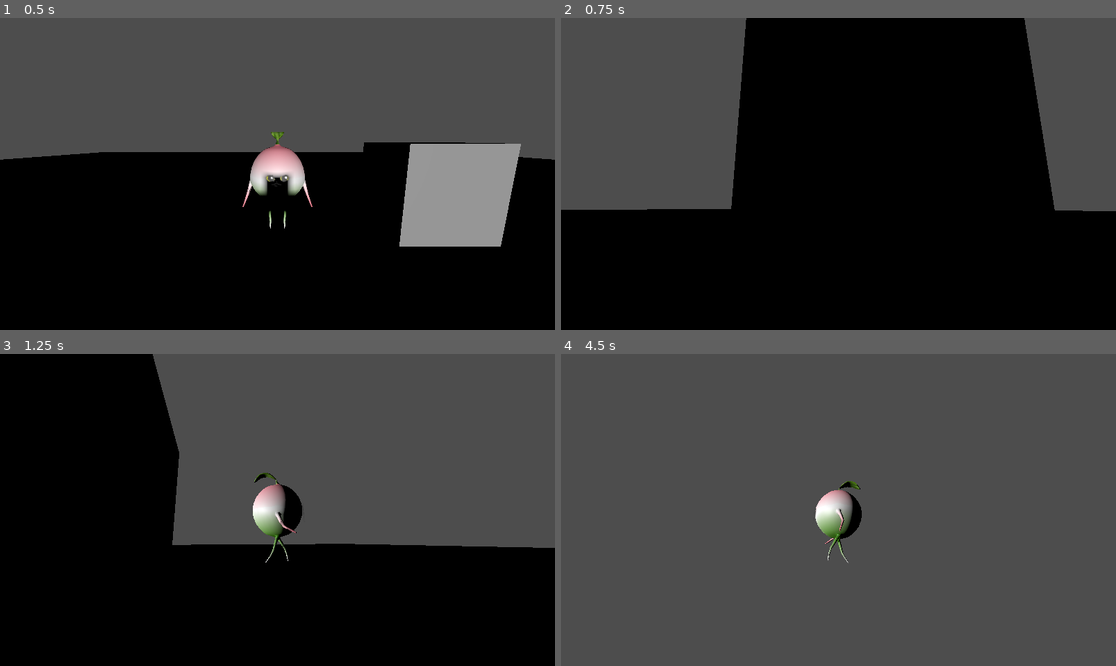
Above: before the commit, frames 1-4 (two rows, left to right).
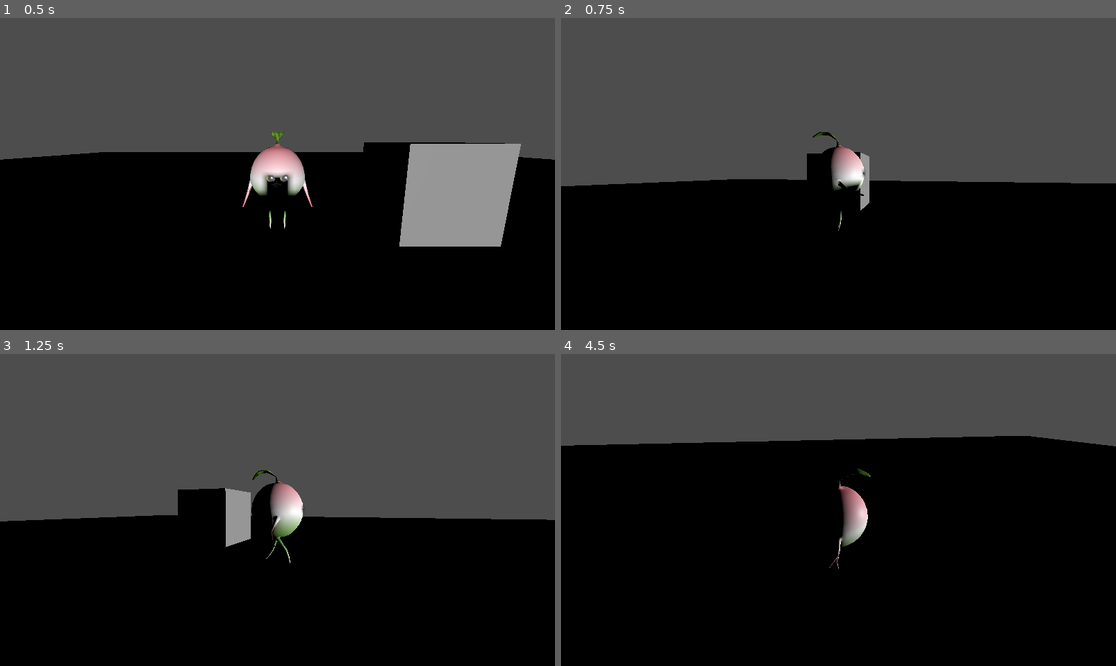
Above: after the commit, the same moments.

Repository: RushMaverick/ggj23
Game: Godot game, scene res://scenes/ground.tscn
The game is run twice, just before and just after one commit, with the same random seed, the same clock (stepped at 60 frames per second) and the same inputs.
Inputs (mouse positions are in pixels of both pictures, inside the frame that each line leads up to):
- Up to frame 1 (0.5 s): no input
- Up to frame 2 (0.75 s): tap Enter at 0.5 s; move the mouse to (960, 158) at 0.52 s; hold D (right) from 0.53 s (still down); click (960, 158) at 0.6 s
- Up to frame 3 (1.25 s): keep holding D (right)
- Up to frame 4 (4.5 s): move the mouse to (727, 525) at 1.27 s; release D (right) at 1.28 s; hold S (back) 1.28-2.03 s; click (727, 525) at 1.35 s; move the mouse to (894, 441) at 2.02 s; hold D (right) 2.03-2.78 s; click (894, 441) at 2.1 s; move the mouse to (810, 572) at 2.77 s; hold W (forward) 2.78-3.53 s; click (810, 572) at 2.85 s; move the mouse to (1005, 556) at 3.52 s; hold A (left) from 3.53 s (still down); click (1005, 556) at 3.6 s; tap Escape (ui_cancel) at 4.15 s; move the mouse to (672, 463) at 4.27 s; click (672, 463) at 4.35 s

Frame 1 is identical in both runs. In frame 2, 31% of the frame differs, in the area x 0-100%, y 0-69%; in frame 3, 24%; in frame 4, 72%, in the area x 0-100%, y 26-100%.

Commit message:
Many fixes

Diff:
--- a/project.godot
+++ b/project.godot
@@ -19,50 +19,50 @@
 
 ui_left={
 "deadzone": 0.5,
-"events": [Object(InputEventKey,"resource_local_to_scene":fa …(148 unchanged characters)… "keycode":4194319,"physical_keycode":0,"unicode":4194319,"echo":false,"script":null)
+"events": [Object(InputEventKey,"resource_local_to_scene":fa …(148 unchanged characters)… "keycode":4194319,"physical_keycode":0,"key_label":0,"unicode":4194319,"echo":false,"script":null)
 , Object(InputEventJoypadButton,"resource_local_to_scene":false,"resource_name":"","device":0,"button_index":13,"pressure":0.0,"pressed":false,"script":null)
-, Object(InputEventKey,"resource_local_to_scene":false,"resource_name":"","device":0,"window_id":0,"alt_pressed":false,"shift_pressed":false,"ctrl_pressed":false,"meta_pressed":false,"pressed":false,"keycode":0,"physical_keycode":65,"unicode":0,"echo":false,"script":null)
+, Object(InputEventKey,"resource_local_to_scene":false,"resource_name":"","device":0,"window_id":0,"alt_pressed":false,"shift_pressed":false,"ctrl_pressed":false,"meta_pressed":false,"pressed":false,"keycode":0,"physical_keycode":65,"key_label":0,"unicode":0,"echo":false,"script":null)
 ]
 }
 ui_right={
 "deadzone": 0.5,
-"events": [Object(InputEventKey,"resource_local_to_scene":fa …(148 unchanged characters)… "keycode":4194321,"physical_keycode":0,"unicode":4194321,"echo":false,"script":null)
+"events": [Object(InputEventKey,"resource_local_to_scene":fa …(148 unchanged characters)… "keycode":4194321,"physical_keycode":0,"key_label":0,"unicode":4194321,"echo":false,"script":null)
 , Object(InputEventJoypadButton,"resource_local_to_scene":false,"resource_name":"","device":0,"button_index":14,"pressure":0.0,"pressed":false,"script":null)
-, Object(InputEventKey,"resource_local_to_scene":false,"resource_name":"","device":0,"window_id":0,"alt_pressed":false,"shift_pressed":false,"ctrl_pressed":false,"meta_pressed":false,"pressed":false,"keycode":0,"physical_keycode":68,"unicode":0,"echo":false,"script":null)
+, Object(InputEventKey,"resource_local_to_scene":false,"resource_name":"","device":0,"window_id":0,"alt_pressed":false,"shift_pressed":false,"ctrl_pressed":false,"meta_pressed":false,"pressed":false,"keycode":0,"physical_keycode":68,"key_label":0,"unicode":0,"echo":false,"script":null)
 ]
 }
 ui_up={
 "deadzone": 0.5,
-"events": [Object(InputEventKey,"resource_local_to_scene":fa …(148 unchanged characters)… "keycode":4194320,"physical_keycode":0,"unicode":4194320,"echo":false,"script":null)
+"events": [Object(InputEventKey,"resource_local_to_scene":fa …(148 unchanged characters)… "keycode":4194320,"physical_keycode":0,"key_label":0,"unicode":4194320,"echo":false,"script":null)
 , Object(InputEventJoypadButton,"resource_local_to_scene":false,"resource_name":"","device":0,"button_index":11,"pressure":0.0,"pressed":false,"script":null)
-, Object(InputEventKey,"resource_local_to_scene":false,"resource_name":"","device":0,"window_id":0,"alt_pressed":false,"shift_pressed":false,"ctrl_pressed":false,"meta_pressed":false,"pressed":false,"keycode":0,"physical_keycode":87,"unicode":0,"echo":false,"script":null)
+, Object(InputEventKey,"resource_local_to_scene":false,"resource_name":"","device":0,"window_id":0,"alt_pressed":false,"shift_pressed":false,"ctrl_pressed":false,"meta_pressed":false,"pressed":false,"keycode":0,"physical_keycode":87,"key_label":0,"unicode":0,"echo":false,"script":null)
 ]
 }
 ui_down={
 "deadzone": 0.5,
-"events": [Object(InputEventKey,"resource_local_to_scene":fa …(148 unchanged characters)… "keycode":4194322,"physical_keycode":0,"unicode":4194322,"echo":false,"script":null)
+"events": [Object(InputEventKey,"resource_local_to_scene":fa …(148 unchanged characters)… "keycode":4194322,"physical_keycode":0,"key_label":0,"unicode":4194322,"echo":false,"script":null)
 , Object(InputEventJoypadButton,"resource_local_to_scene":false,"resource_name":"","device":0,"button_index":12,"pressure":0.0,"pressed":false,"script":null)
-, Object(InputEventKey,"resource_local_to_scene":false,"resource_name":"","device":-1,"window_id":0,"alt_pressed":false,"shift_pressed":false,"ctrl_pressed":false,"meta_pressed":false,"pressed":false,"keycode":0,"physical_keycode":83,"unicode":115,"echo":false,"script":null)
+, Object(InputEventKey,"resource_local_to_scene":false,"resource_name":"","device":-1,"window_id":0,"alt_pressed":false,"shift_pressed":false,"ctrl_pressed":false,"meta_pressed":false,"pressed":false,"keycode":0,"physical_keycode":83,"key_label":0,"unicode":115,"echo":false,"script":null)
 ]
 }
 forward={
 "deadzone": 0.5,
-"events": [Object(InputEventKey,"resource_local_to_scene":false,"resource_name":"","device":-1,"window_id":0,"alt_pressed":false,"shift_pressed":false,"ctrl_pressed":false,"meta_pressed":false,"pressed":false,"keycode":0,"physical_keycode":87,"unicode":119,"echo":false,"script":null)
+"events": [Object(InputEventKey,"resource_local_to_scene":false,"resource_name":"","device":-1,"window_id":0,"alt_pressed":false,"shift_pressed":false,"ctrl_pressed":false,"meta_pressed":false,"pressed":false,"keycode":0,"physical_keycode":87,"key_label":0,"unicode":119,"echo":false,"script":null)
 ]
 }
 left={
 "deadzone": 0.5,
-"events": [Object(InputEventKey,"resource_local_to_scene":false,"resource_name":"","device":-1,"window_id":0,"alt_pressed":false,"shift_pressed":false,"ctrl_pressed":false,"meta_pressed":false,"pressed":false,"keycode":0,"physical_keycode":65,"unicode":97,"echo":false,"script":null)
+"events": [Object(InputEventKey,"resource_local_to_scene":false,"resource_name":"","device":-1,"window_id":0,"alt_pressed":false,"shift_pressed":false,"ctrl_pressed":false,"meta_pressed":false,"pressed":false,"keycode":0,"physical_keycode":65,"key_label":0,"unicode":97,"echo":false,"script":null)
 ]
 }
 right={
 "deadzone": 0.5,
-"events": [Object(InputEventKey,"resource_local_to_scene":false,"resource_name":"","device":-1,"window_id":0,"alt_pressed":false,"shift_pressed":false,"ctrl_pressed":false,"meta_pressed":false,"pressed":false,"keycode":0,"physical_keycode":68,"unicode":100,"echo":false,"script":null)
+"events": [Object(InputEventKey,"resource_local_to_scene":false,"resource_name":"","device":-1,"window_id":0,"alt_pressed":false,"shift_pressed":false,"ctrl_pressed":false,"meta_pressed":false,"pressed":false,"keycode":0,"physical_keycode":68,"key_label":0,"unicode":100,"echo":false,"script":null)
 ]
 }
 back={
 "deadzone": 0.5,
-"events": [Object(InputEventKey,"resource_local_to_scene":false,"resource_name":"","device":-1,"window_id":0,"alt_pressed":false,"shift_pressed":false,"ctrl_pressed":false,"meta_pressed":false,"pressed":false,"keycode":0,"physical_keycode":83,"unicode":115,"echo":false,"script":null)
+"events": [Object(InputEventKey,"resource_local_to_scene":false,"resource_name":"","device":-1,"window_id":0,"alt_pressed":false,"shift_pressed":false,"ctrl_pressed":false,"meta_pressed":false,"pressed":false,"keycode":0,"physical_keycode":83,"key_label":0,"unicode":115,"echo":false,"script":null)
 ]
 }
 attack={
--- a/scenes/ground.tscn
+++ b/scenes/ground.tscn
@@ -37,4 +37,4 @@
 [node name="FollowCamera" parent="." node_paths=PackedStringArray("target") instance=ExtResource("3_squ7i")]
 target = NodePath("../Player")
 
-[connection signal="moved" from="Player" to="FollowCamera" method="_on_player_moved"]
+[connection signal="moved" from="FollowCamera" to="Player" method="_on_follow_camera_moved"]
--- a/scripts/FollowCamera.gd
+++ b/scripts/FollowCamera.gd
@@ -2,11 +2,15 @@
 
 @export var target: Node3D
 @export var min_pitch_deg = -30
-@export var max_pitch_deg = 30
-@export var sensitivity = 0.01
+@export var max_pitch_deg = 10
+@export var sensitivity = 0.005
+
+signal moved(angle)
 
 var mouse_delta = Vector2.ZERO
-var player_moved = false
+
+func _ready():
+	Input.mouse_mode = Input.MOUSE_MODE_CAPTURED
 
 func _physics_process(_delta):
 	if target:
@@ -15,19 +19,16 @@
 		rotation.x -= mouse_delta.y * sensitivity
 		rotation.y -= mouse_delta.x * sensitivity
 		rotation.x = clamp(rotation.x, deg_to_rad(min_pitch_deg), deg_to_rad(max_pitch_deg))
-	if player_moved:
-		target.rotation.y = rotation.y
-		player_moved = false
+		emit_signal("moved", self.rotation.y)
 	else:
 		rotation.y -= mouse_delta.x * sensitivity
 	mouse_delta = Vector2.ZERO
 
 func _input(event):
-	if event is InputEventMouseMotion:
-		mouse_delta = event.relative
-
-func set_yaw(angle):
-	rotation.y = angle
-
-func _on_player_moved():
-	player_moved = true
+	if Input.mouse_mode == Input.MOUSE_MODE_CAPTURED:
+		if Input.is_action_just_pressed("ui_cancel"):
+			Input.mouse_mode = Input.MOUSE_MODE_VISIBLE
+		elif event is InputEventMouseMotion:
+			mouse_delta = event.relative
+	elif Input.is_action_just_pressed("attack"):
+		Input.mouse_mode = Input.MOUSE_MODE_CAPTURED
--- a/scripts/Player.gd
+++ b/scripts/Player.gd
@@ -1,25 +1,21 @@
 extends CharacterBody3D
 
-signal moved
-
 @export var movement_speed = 150
-@export var sensitivity = 0.01
-@export var min_pitch_deg = -30
-@export var max_pitch_deg = 30
-
 @export var health = 100
 @export var stamina = 100
 @export var damage = 20
 
-var mouse_delta = Vector2.ZERO
+var enemies_in_hurtbox = []
 
-var enemies_in_hurtbox = []
+var yaw
 
 func _ready():
 	$AnimationPlayer.play("Idle")
 
 func _physics_process(delta):
 	var direction = Vector3.ZERO
+	if Input.is_action_just_pressed("attack"):
+		attack()
 	if Input.is_action_pressed("forward"):
 		direction.z -= 1
 	if Input.is_action_pressed("back"):
@@ -33,17 +29,15 @@
 		velocity = direction * movement_speed * delta
 		velocity = velocity.rotated(Vector3.UP, rotation.y)
 		$Turnip.rotation.y = atan2(direction.x, direction.z)
-		if mouse_delta != Vector2.ZERO:
-			rotation.y -= mouse_delta.x * sensitivity
-		emit_signal("moved")
+		rotation.y = yaw
 		move_and_slide()
 		if $AnimationPlayer.current_animation != "Attack":
 			$AnimationPlayer.play("Run")
-		elif $AnimationPlayer.current_animation != "Attack":
-			$AnimationPlayer.play("Idle")
-	mouse_delta = Vector2.ZERO
+	elif $AnimationPlayer.current_animation != "Attack":
+		$AnimationPlayer.play("Idle")
 
 func attack():
+	$AnimationPlayer.play("Attack")
 	for enemy in enemies_in_hurtbox:
 		enemy.take_damage(damage)
 
@@ -60,6 +54,5 @@
 	if body in enemies_in_hurtbox:
 		enemies_in_hurtbox.erase(body)
 
-func _input(event):
-	if event is InputEventMouseMotion:
-		mouse_delta = event.relative
+func _on_follow_camera_moved(angle):
+	yaw = angle
